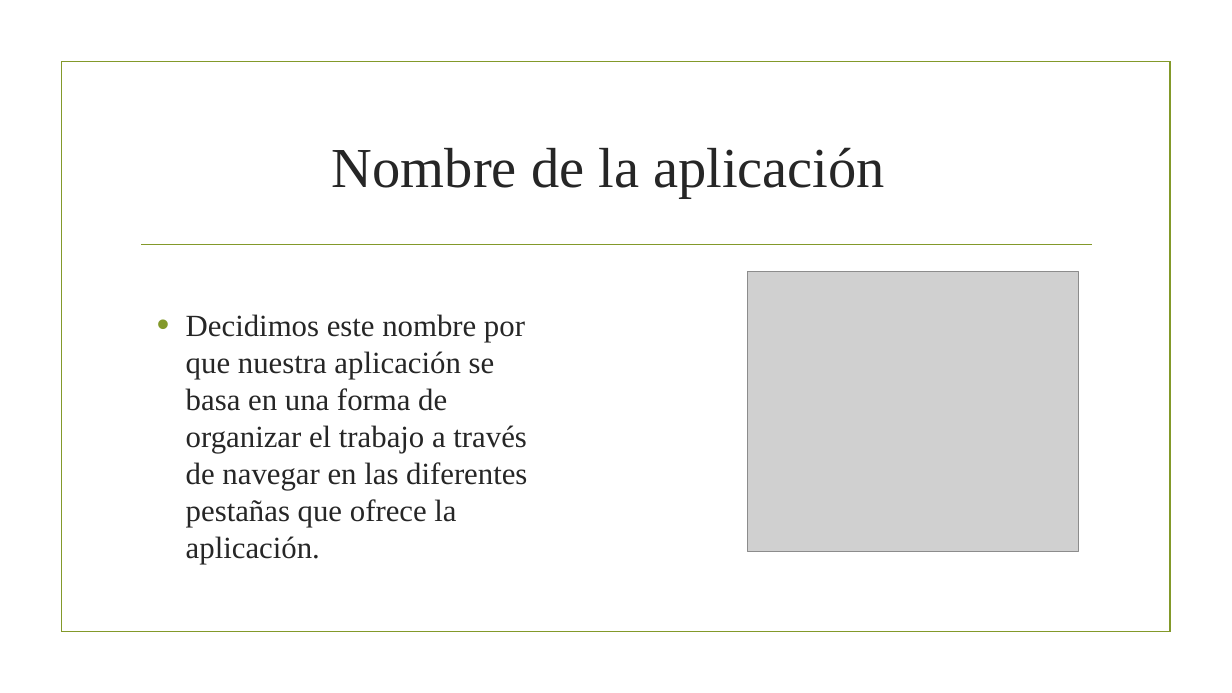
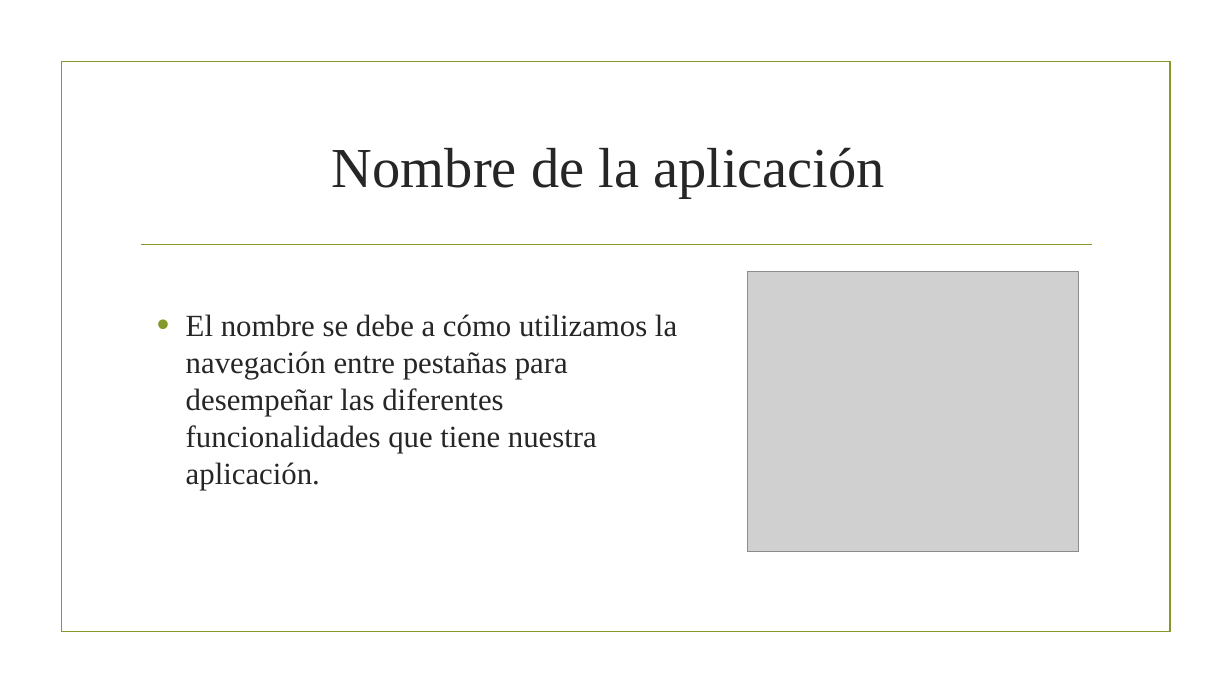
Before and after one commit to HectorSanchezLuque/PIdam2122verde, a slide deck: slide 6 of worktab.pptx (slide 7 before the commit). Drawn at 1232x693 pixels with LibreOffice and Linux fonts; fonts in the diff are those of the drawing; grey boxes stand for pictures; background and template pictures are left out. Boxes give left, top, right and bottom in pixels: in the first picture for what was removed or moved away, otherwise in the second. Text is boxed around its words. In the diff, an @@ line names an element or a change of style, - is before the commit and + after.

```diff
--- a/worktab.pptx
+++ b/worktab.pptx
@@ text at <box>186,314,677,490</box>: text changed @@
-• Decidimos este nombre por que nuestra aplicación se basa en una forma de organizar el trabajo a través de navegar en las diferentes pestañas que ofrece la aplicación.
+• El nombre se debe a cómo utilizamos la navegación entre pestañas para desempeñar las diferentes funcionalidades que tiene nuestra aplicación.
```
Also in this commit, not shown: 5 other slides changed, 6 slides added, 12 slides removed.
